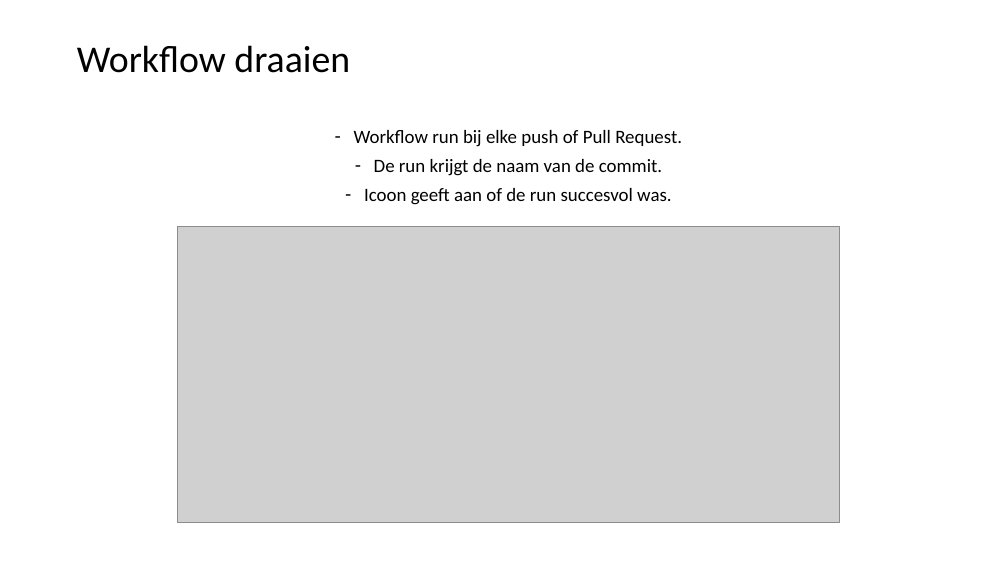
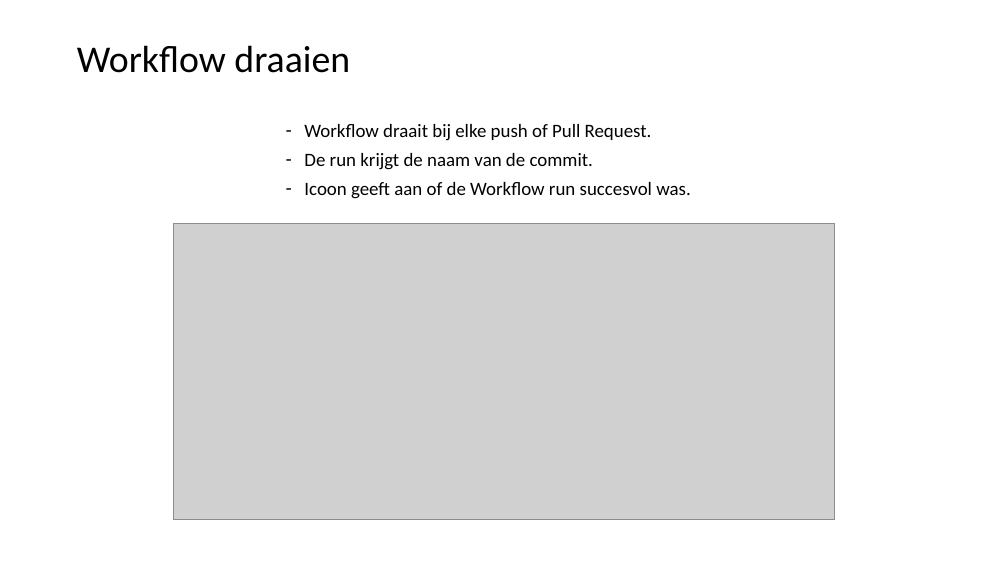
Before and after one commit to LFKoning/knowledge-sharing, a slide deck: slide 29 of git_course/2_collaboration/git_collaboration.pptx (slide 30 before the commit). Drawn at 1008x567 pixels with LibreOffice and Linux fonts; fonts in the diff are those of the drawing; grey boxes stand for pictures. Boxes give left, top, right and bottom in pixels: in the first picture for what was removed or moved away, otherwise in the second. Text is boxed around its words. In the diff, an @@ line names an element or a change of style, - is before the commit and + after.

```diff
--- a/git_course/2_collaboration/git_collaboration.pptx
+++ b/git_course/2_collaboration/git_collaboration.pptx
@@ text "Workflow draait bij elke push ...": place and size @@
-text "Workflow draait bij elke push ..." at (354, 130, 682, 205)
+text "Workflow draait bij elke push ..." at (304, 124, 691, 199)
@@ text at (304, 124, 652, 141): text changed @@
-– Workflow run bij elke push of Pull Request.
+– Workflow draait bij elke push of Pull Request.
@@ text at (304, 153, 593, 170): alignment centre to left @@
@@ text at (304, 182, 691, 199): text changed @@
-– Icoon geeft aan of de run succesvol was.
+– Icoon geeft aan of de Workflow run succesvol was.
@@ picture: place and size @@
-picture at (178, 226, 839, 523)
+picture at (173, 223, 835, 520)
```
Also in this commit, not shown: 16 other slides changed, 1 slide removed, 1 other file.
